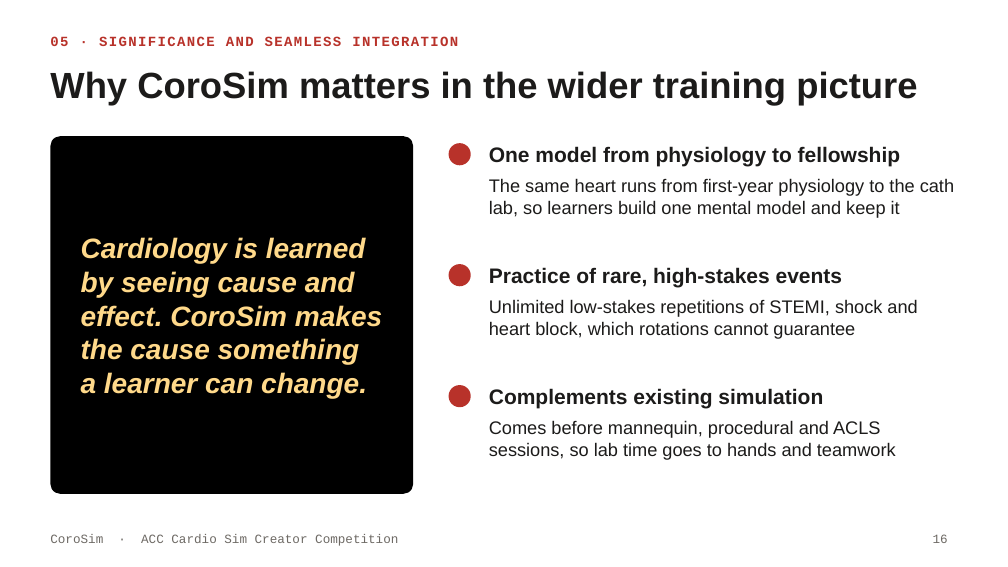
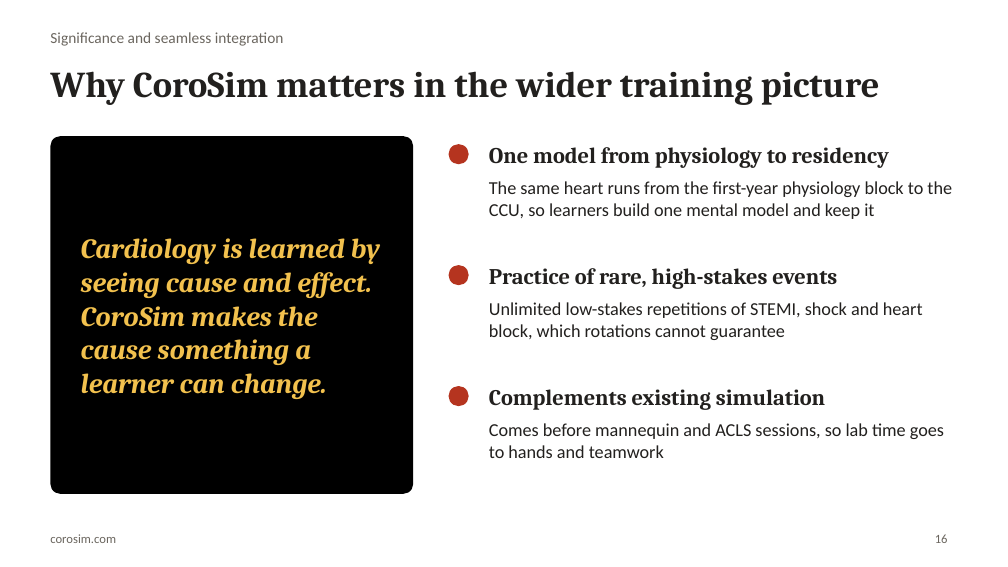
Before and after one commit to sirpravnp/corosim, a slide deck: slide 16 of docs/acc-sim-competition/CoroSim_ACC_Cardio_Sim_Creator.pptx. Drawn at 1008x567 pixels with LibreOffice and Linux fonts; fonts in the diff are those of the drawing. Boxes give left, top, right and bottom in pixels: in the first picture for what was removed or moved away, otherwise in the second. Text is boxed around its words. In the diff, an @@ line names an element or a change of style, - is before the commit and + after.

```diff
--- a/docs/acc-sim-competition/CoroSim_ACC_Cardio_Sim_Creator.pptx
+++ b/docs/acc-sim-competition/CoroSim_ACC_Cardio_Sim_Creator.pptx
@@ title "Why CoroSim matters in the ..." at <box>50,71,880,105</box>: font Arial to Cambria, text colour #1C1B1A to #22201E @@
@@ text at <box>50,32,284,46</box>: text changed; size 10 to 11 pt; font Courier New to Calibri; text colour #B8322A to #6B665F; bold off @@
-05 · SIGNIFICANCE AND SEAMLESS INTEGRATION
+Significance and seamless integration
@@ fill #B8322A to #B5341F in 3 elements at <box>449,265,469,285</box>, <box>449,386,469,406</box>, <box>449,144,469,164</box> @@
@@ text at <box>489,147,889,168</box>: text changed; size 15 to 16 pt; font Arial to Cambria; text colour #1C1B1A to #22201E @@
-One model from physiology to fellowship
+One model from physiology to residency
@@ text "Cardiology is learned by seeing ..." at <box>81,238,380,399</box>: font Arial to Cambria, text colour #FFD98A to #F2C14E @@
@@ text at <box>489,181,952,219</box>: text changed; font Arial to Calibri; text colour #1C1B1A to #22201E @@
-The same heart runs from first-year physiology to the cath lab, so learners build one mental model and keep it
+The same heart runs from the first-year physiology block to the CCU, so learners build one mental model and keep it
@@ text "Practice of rare, high-stakes events" at <box>489,268,837,289</box>: size 15 to 16 pt, font Arial to Cambria, text colour #1C1B1A to #22201E @@
@@ text "Unlimited low-stakes repetitions of STEMI, ..." at <box>489,302,923,340</box>: font Arial to Calibri, text colour #1C1B1A to #22201E @@
@@ text "Complements existing simulation" at <box>489,389,825,410</box>: size 15 to 16 pt, font Arial to Cambria, text colour #1C1B1A to #22201E @@
@@ text at <box>489,423,944,458</box>: text changed; font Arial to Calibri; text colour #1C1B1A to #22201E @@
-Comes before mannequin, procedural and ACLS sessions, so lab time goes to hands and teamwork
+Comes before mannequin and ACLS sessions, so lab time goes to hands and teamwork
@@ text removed at <box>50,534,398,546</box> @@
-CoroSim · ACC Cardio Sim Creator Competition
@@ text added at <box>50,534,116,543</box>, 9 pt, text #6B665F @@
+corosim.com
@@ page number at <box>935,534,948,543</box>: font Courier New to Calibri, text colour #6E6A65 to #6B665F @@
```
Also in this commit, not shown: 14 other slides changed, 4 slides added, 4 slides removed, 1 other file.
